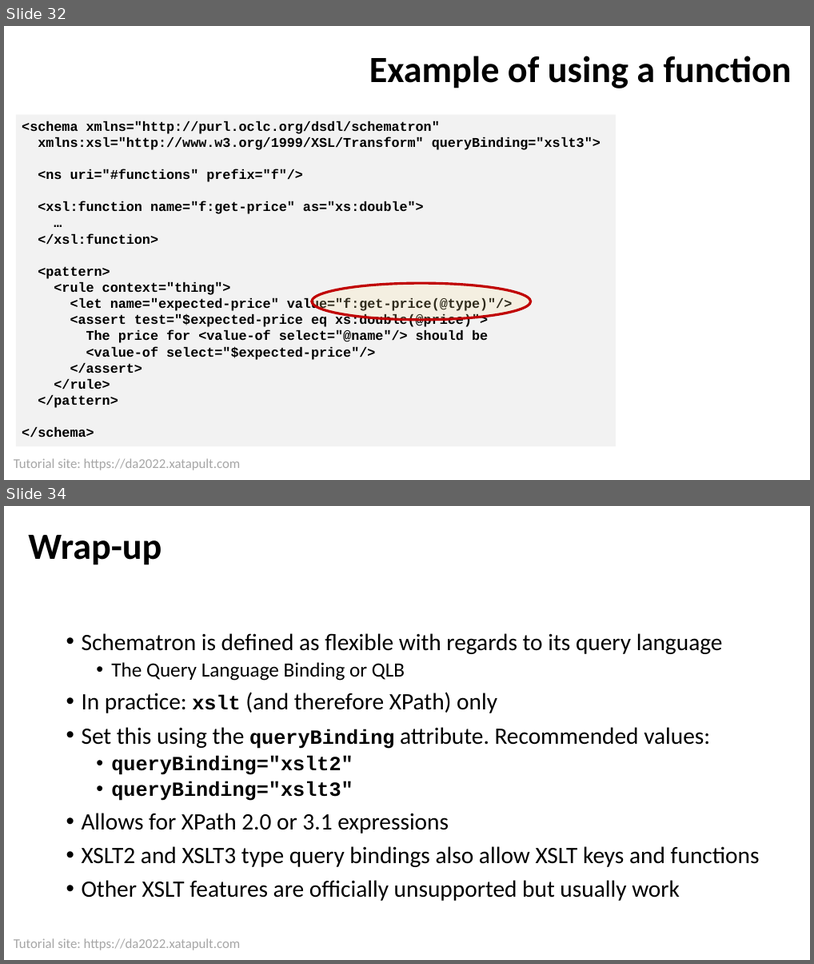
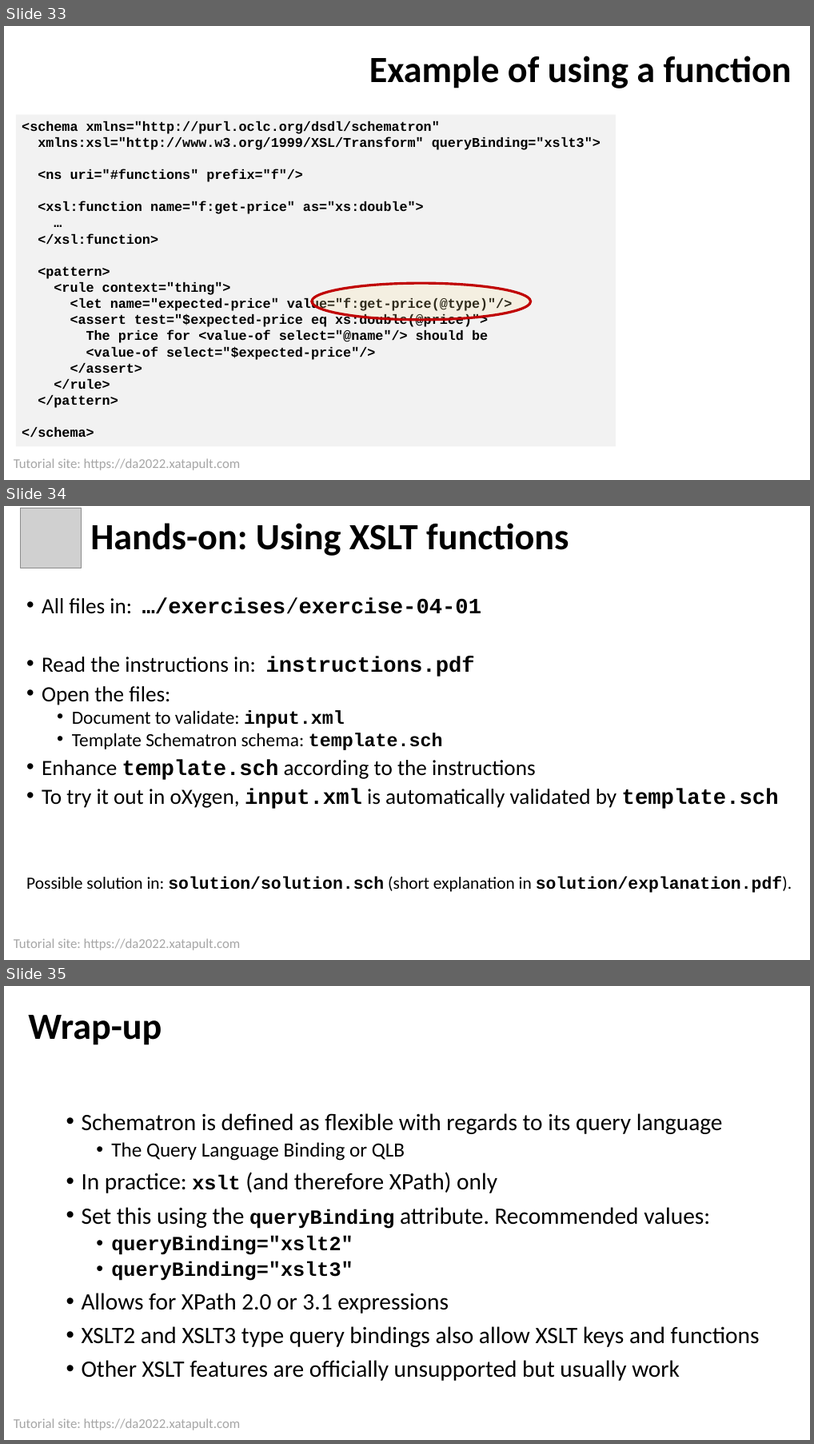
Before and after one commit to xatapult/da-2022-schematron, a slide deck: presentation/Schematron Tutorial DA 2022.pptx. Shown one above the other, each under a label of ours: slides 32 and 34 before the commit, slides 33, 34 and 35 after it; the slides between them are not shown. The pictures are 814x964 and 814x1444 pixels, drawn with LibreOffice and Linux fonts; fonts in the diff are those of the drawing; grey boxes stand for pictures; background and template pictures are left out. Boxes give left, top, right and bottom in pixels: in the first picture for what was removed or moved away, otherwise in the second. Text is boxed around its words. In the diff, an @@ line names an element or a change of style, - is before the commit and + after.

```diff
--- a/presentation/Schematron Tutorial DA 2022.pptx
+++ b/presentation/Schematron Tutorial DA 2022.pptx
@@ slide 34 added at [4, 506, 810, 960], background #FFFFFF; not listed: 1 template element that a slide beside it also shows @@
@@ picture added at [20, 508, 81, 568] @@
@@ title added at [90, 523, 569, 556], 44 pt, text #000000, bold @@
+Hands-on: Using XSLT functions
@@ text added at [26, 598, 792, 892], 25.9 pt, text #000000 @@
+• All files in: …/exercises/exercise-04-01
+• Read the instructions in: instructions.pdf
+• Open the files:
+  • Document to validate: input.xml
+  • Template Schematron schema: template.sch
+• Enhance template.sch according to the instructions
+• To try it out in oXygen, input.xml is automatically validated by template.sch
+Possible solution in: solution/solution.sch (short explanation in solution/explanation.pdf).
@@ what was slide 32 is now slide 33 @@
@@ what was slide 34 is now slide 35 @@
```
Also in this commit, not shown: 7 slides changed, 5 other slides added, 5 slides removed, 27 other files.
